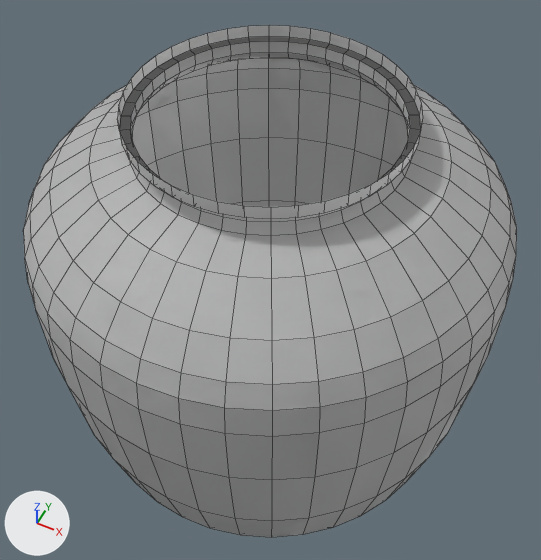
Two versions of the Blender file silhouette_onmodel_example/Assets/newnewpottest.blend, one commit apart.
Camera for both pictures: a 50 mm lens placed at (3.9, -7.8, 15.09), pointed at (-0.19, 0.38, 4.87). Arrows for +X, +Y and +Z are at lower left; the lights stay in place. Mesh edges are drawn as thin lines.
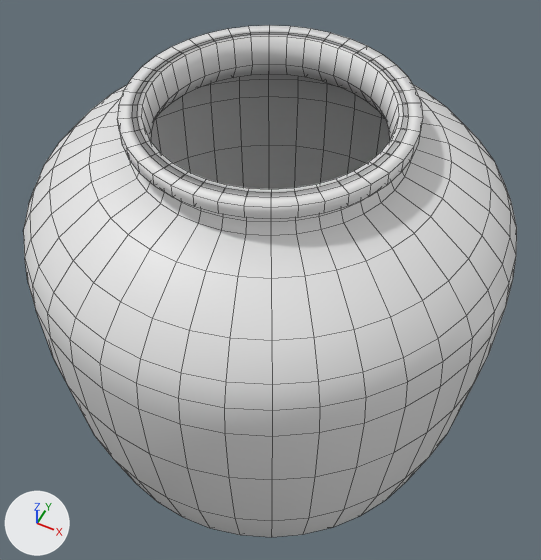
Patch to the scene script:
```diff
--- a/silhouette_onmodel_example/Assets/newnewpottest.blend.py
+++ b/silhouette_onmodel_example/Assets/newnewpottest.blend.py
@@ me_circle @@
 # used by ob_circle; location = (0.0, 0.0, 0.0)
-me_circle.from_pydata(...)  # 1000 vertices, 960 faces; spans x -3.84..3.84, y -3.84..3.84, z 0.0..8.98
+me_circle.from_pydata(...)  # 1960 vertices, 1960 faces; spans x -3.84..3.84, y -3.84..3.84, z 0.0..8.98
+# me_circle part 1: 40 vertices removed from x -1.0..1.0, y -1.0..1.0, z 0.0; 1000 vertices added at x -3.58..3.58, y -3.58..3.58, z 0.04..8.98
+# me_circle part 2: 880 kept faces spanning x -3.84..3.84, y -3.84..3.84, z 0.0..8.98 are now shaded smooth
@@ ob_circle @@
 ob_circle.location = (0.0, 0.0, 0.0)
-_m = ob_circle.modifiers.new('Solidify', 'SOLIDIFY')
-_m.thickness = 0.0
-_m.nonmanifold_thickness_mode = 'FIXED'
-_m.nonmanifold_merge_threshold = 0.0003
```

Boxes [x1, y1, x2, y2] around the edits, measured in the pictures (541 x 560 px):
'Circle', reshaped, modifiers changed
    both: [23, 25, 517, 537]
part 1 of me_circle, built on
    after: [117, 25, 423, 207]
part 2 of me_circle, shading changed
    both: [23, 85, 517, 537]
